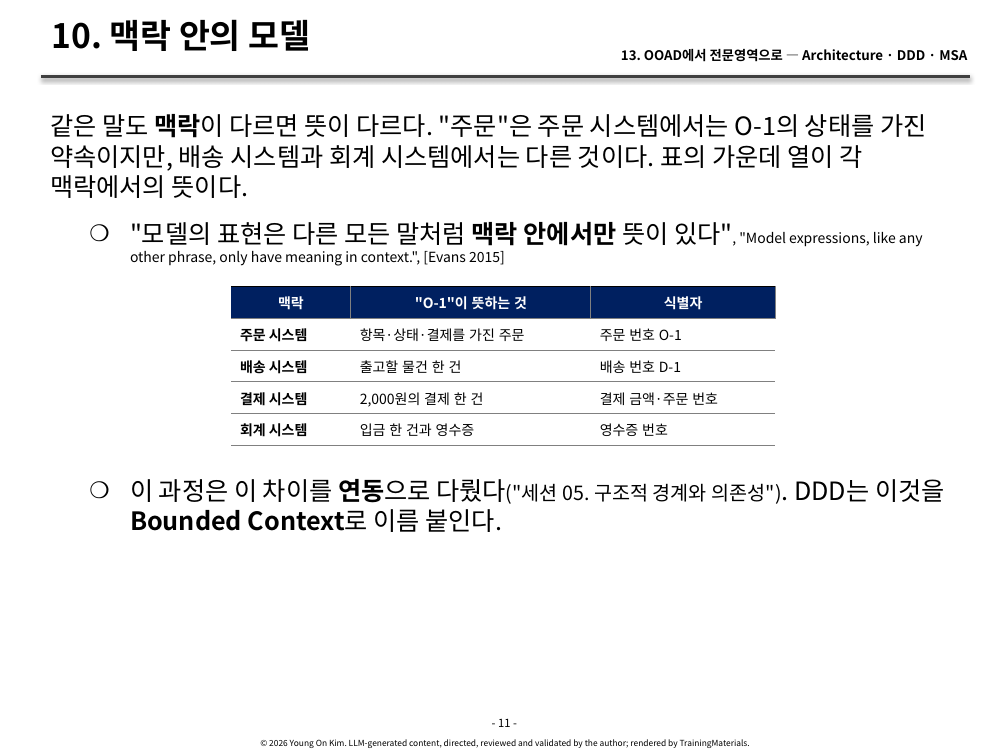
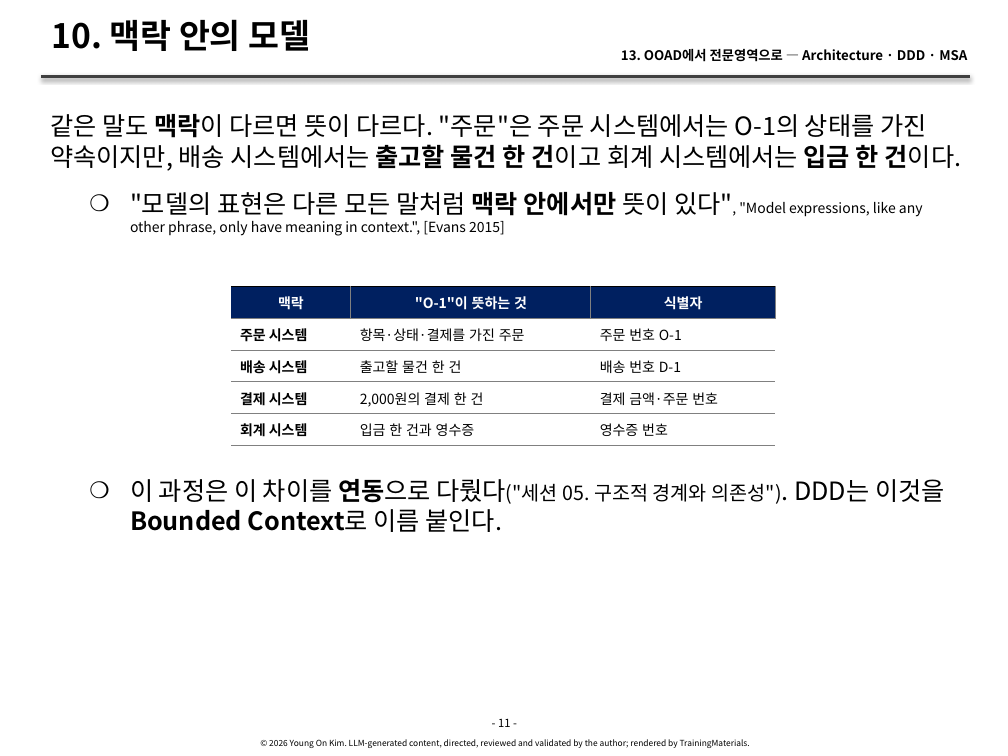
Before and after one commit to YoungSan77/TrainingMaterials, a slide deck: slide 11 of courses/ooad/sessions/s13.pptx. Drawn at 1008x756 pixels with LibreOffice and Linux fonts; fonts in the diff are those of the drawing. Boxes give left, top, right and bottom in pixels: in the first picture for what was removed or moved away, otherwise in the second. Text is boxed around its words. In the diff, an @@ line names an element or a change of style, - is before the commit and + after.

```diff
--- a/courses/ooad/sessions/s13.pptx
+++ b/courses/ooad/sessions/s13.pptx
@@ text at (50,114,962,171): text changed @@
-같은 말도 맥락이 다르면 뜻이 다르다. "주문"은 주문 시스템에서는 O-1의 상태를 가진 약속이지만, 배송 시스템과 회계 시스템에서는 다른 것이다. 표의 가운데 열이 각 맥락에서의 뜻이다.
+같은 말도 맥락이 다르면 뜻이 다르다. "주문"은 주문 시스템에서는 O-1의 상태를 가진 약속이지만, 배송 시스템에서는 출고할 물건 한 건이고 회계 시스템에서는 입금 한 건이다.
```
Also in this commit, not shown: 3 other slides changed, 9 other files.
